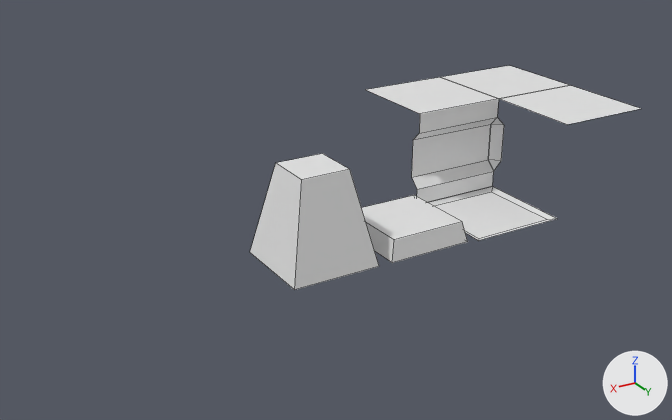
Renders of the Blender file Assets/~Sources~/Blender/Tiles.blend from each side of a commit.
Before and after are seen from a 50 mm camera at (5.74, 6.63, 3.75) aimed at (1.52, -0.4, 0.23). Lighting does not change. The marker at lower right points along +X, +Y and +Z. Mesh edges are drawn as thin lines.

The first picture shows 'Block', 'Ceiling', 'Corner', 'Floor', 'Tile', 'Wall'.
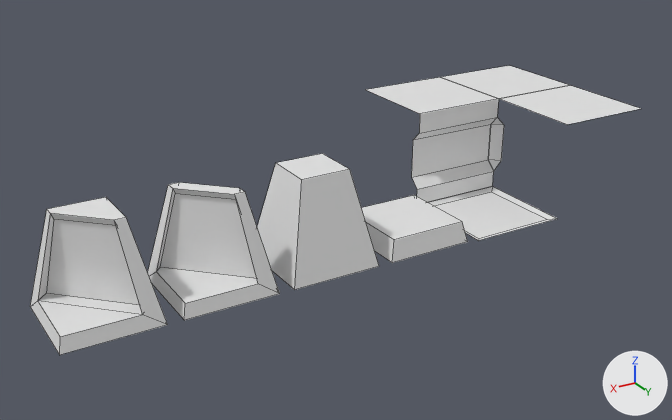
Patch to the scene script:
```diff
--- a/Assets/~Sources~/Blender/Tiles.blend.py
+++ b/Assets/~Sources~/Blender/Tiles.blend.py
@@ me_one_side_mirror @@
+me_one_side_mirror.from_pydata([(-0.43, 0.43, 0.0), (-0.43, -0.43, 0.0), (0.43, -0.43, 0.0), (0.43, 0.43, 0.0), (-0.237, 0.237, 0.9), (-0.237, -0.237, 0.9), (0.237, -0.237, 0.9), (-0.142, 0.237, 0.9), (0.237, -0.142, 0.9), (0.401, 0.401, 0.135), (-0.241, 0.401, 0.135), (0.401, -0.241, 0.135), (-0.333, 0.309, 0.135), (-0.168, 0.21, 0.835), (0.21, -0.168, 0.835), (0.309, -0.333, 0.135)], [], [(0, 10, 9, 3), (6, 5, 1, 2), (11, 2, 3, 9), (8, 6, 2, 11), (10, 11, 9), (0, 4, 7, 10), (1, 5, 4, 0), (12, 10, 7, 13), (13, 7, 8, 14), (10, 12, 15, 11), (11, 15, 14, 8), (15, 12, 13, 14), (5, 6, 8, 7, 4)])
@@ me_two_side_mirror @@
+me_two_side_mirror.from_pydata(...)  # 24 vertices, 19 faces; spans x -0.43..0.43, y -0.43..0.43, z 0.0..0.9
@@ ob_one_side_mirror @@
+ob_one_side_mirror = bpy.data.objects.new('One Side Mirror', me_one_side_mirror)
+ob_one_side_mirror.location = (4.0, 0.0, 0.0)
@@ ob_two_side_mirror @@
+ob_two_side_mirror = bpy.data.objects.new('Two Side Mirror', me_two_side_mirror)
+ob_two_side_mirror.location = (3.0, 0.0, 0.0)
```

Where the change shows, as pixel boxes (x1, y1, x2, y2) in the pictures (672 x 420 px):
'One Side Mirror', added
    after: (30, 197, 168, 355)
'Two Side Mirror', added
    after: (148, 182, 280, 320)
